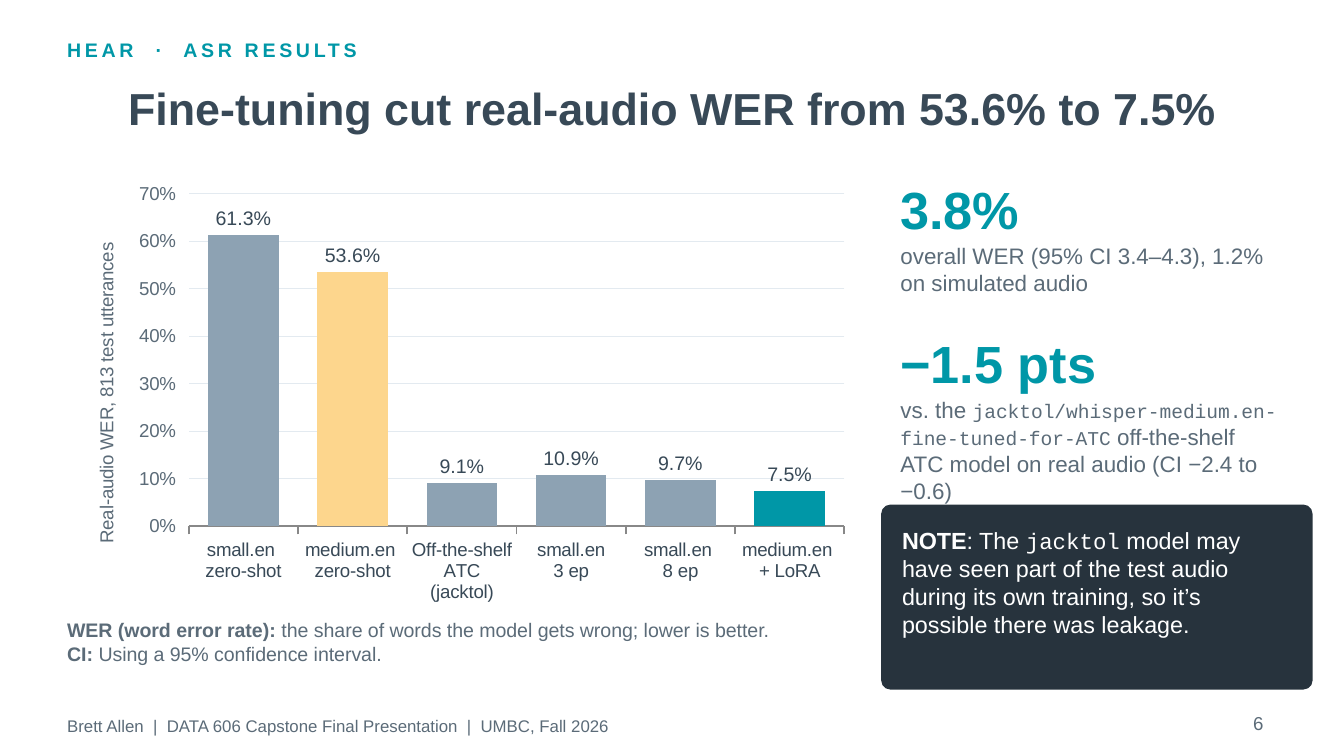
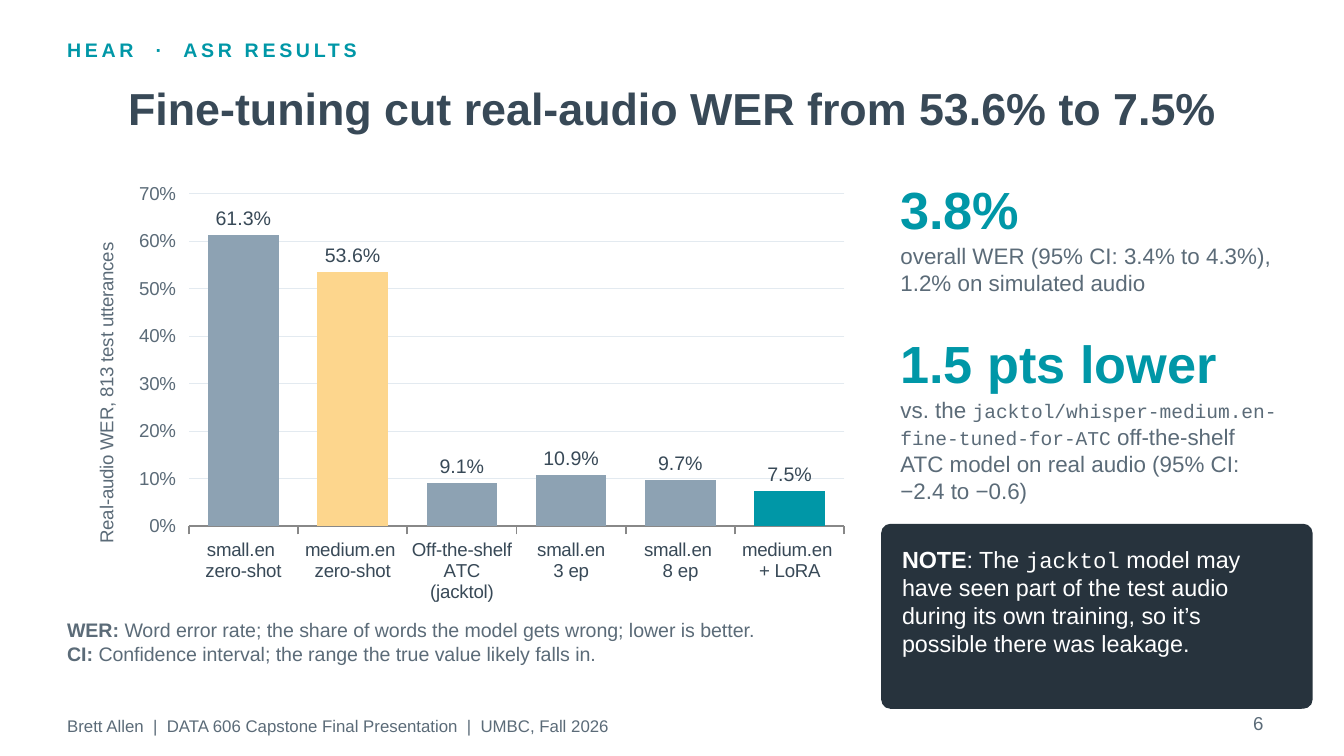
Before and after one commit to BrettFX/UMBC-DATA606-Capstone, a slide deck: slide 6 of docs/Allen_DATA_606_Capstone_Final.pptx. Drawn at 1344x756 pixels with LibreOffice and Linux fonts; fonts in the diff are those of the drawing. Boxes give left, top, right and bottom in pixels: in the first picture for what was removed or moved away, otherwise in the second. Text is boxed around its words. In the diff, an @@ line names an element or a change of style, - is before the commit and + after.

Commit message:
Revise slides

```diff
--- a/docs/Allen_DATA_606_Capstone_Final.pptx
+++ b/docs/Allen_DATA_606_Capstone_Final.pptx
@@ text at [900, 248, 1271, 291]: text changed @@
-overall WER (95% CI 3.4–4.3), 1.2% on simulated audio
+overall WER (95% CI: 3.4% to 4.3%), 1.2% on simulated audio
@@ text at [900, 345, 1216, 393]: text changed @@
-−1.5 pts
+1.5 pts lower
@@ text at [900, 402, 1277, 504]: text changed @@
-vs. the jacktol/whisper-medium.en-fine-tuned-for-ATC off-the-shelf ATC model on real audio (CI −2.4 to −0.6)
+vs. the jacktol/whisper-medium.en-fine-tuned-for-ATC off-the-shelf ATC model on real audio (95% CI: −2.4 to −0.6)
@@ rounded rectangle: place and size @@
-rounded rectangle at [882, 505, 1312, 689]
+rounded rectangle at [882, 524, 1312, 708]
@@ text "NOTE: The jacktol model may ...": place and size @@
-text "NOTE: The jacktol model may ..." at [902, 532, 1240, 638]
+text "NOTE: The jacktol model may ..." at [902, 551, 1240, 657]
@@ text at [67, 623, 754, 665]: text changed @@
-WER (word error rate): the share of words the model gets wrong; lower is better.
-CI: Using a 95% confidence interval.
+WER: Word error rate; the share of words the model gets wrong; lower is better.
+CI: Confidence interval; the range the true value likely falls in.
```
Also in this commit, not shown: 5 other slides changed.
